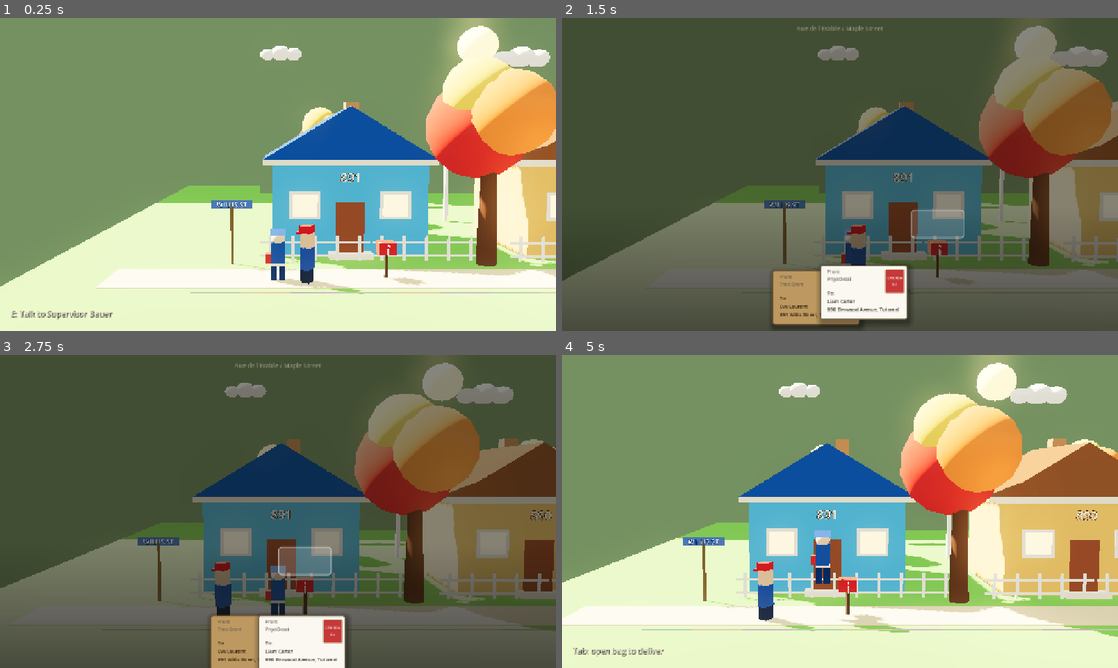
Above: before the commit, frames 1-4 (two rows, left to right).
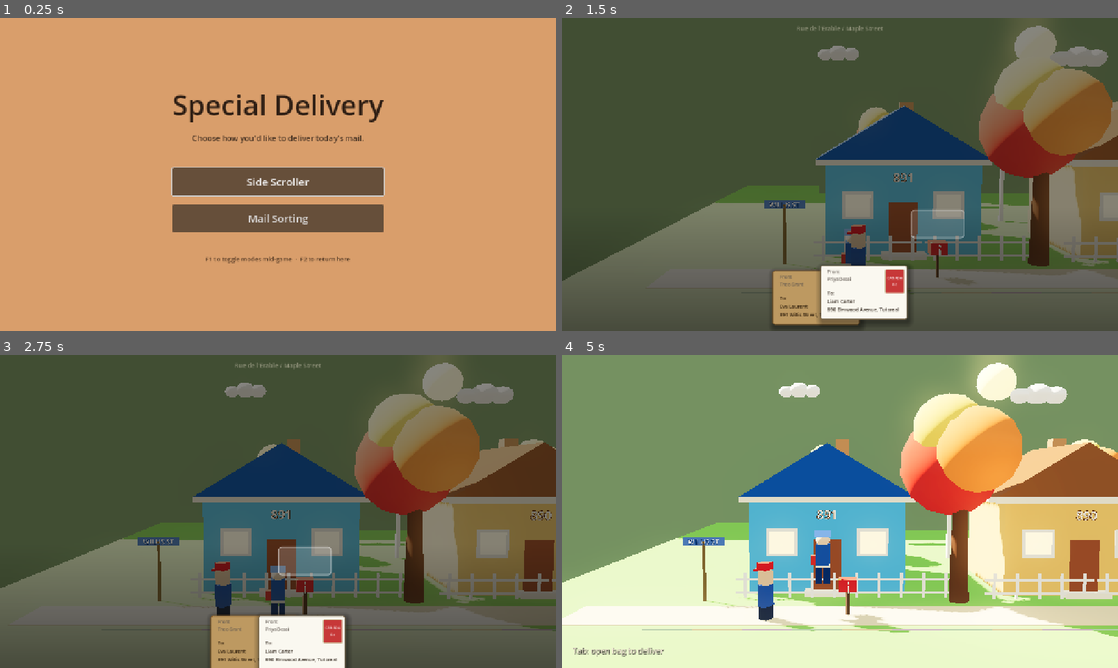
Above: after the commit, the same moments.

Repository: mariam-arab/Mailman
Game: Godot game, scene res://scenes/ui/start_screen.tscn
Two runs of this game, one before a commit and one after it. Both use one fixed random seed, a clock stepped at 60 frames per second and the inputs below. Before the commit the project starts from res://scenes/levels/neighborhood/neighborhood_00_01/neighborhood_00_01.tscn.
Inputs (mouse positions are in pixels of both pictures, inside the frame that each line leads up to):
- Up to frame 1 (0.25 s): no input
- Up to frame 2 (1.5 s): click (840, 180) at 0.5 s, where only the run after the commit has a clickable "Side Scroller"; tap Enter at 1.25 s; move the mouse to (962, 158) at 1.27 s; hold D (move_right) from 1.28 s (still down); hold Tab (inspect_mail) from 1.28 s (still down); click (962, 158) at 1.42 s
- Up to frame 3 (2.75 s): tap Space (jump) at 1.52 s; release D (move_right) at 2 s; release Tab (inspect_mail) at 2 s; drag from (166, 527) to (250, 574) at 2.02 s
- Up to frame 4 (5 s): move the mouse to (895, 442) at 2.77 s; hold D (move_right) 2.78-3.5 s; tap 1 at 2.85 s; click (895, 442) at 2.92 s; drag from (812, 574) to (673, 464) at 3.52 s; move the mouse to (1006, 558) at 4.27 s; hold A (move_left) from 4.28 s (still down); hold Tab (inspect_mail) from 4.28 s (still down); click (1006, 558) at 4.42 s; tap Space (jump) at 4.52 s

The runs differ from the first frame. In frame 1, 100% of the frame differs, in the area x 0-100%, y 0-100%; in frame 2, less than 0.1%; in frame 3, less than 0.1%; in frame 4, less than 0.1%.

Commit message:
add start screen
New title screen with Side Scroller / Mail Sorting buttons replaces the
direct-to-level launch as project main_scene. F2 (via the SortingHotkey
autoload) returns to the start screen mid-session, complementing F1's
mode toggle.

Diff:
--- a/project.godot
+++ b/project.godot
@@ -12,7 +12,7 @@
 
 config/name="Special Delivery"
 config/description="A cozy mailman puzzle game set in a paper-craft 1960s Canadian neighborhood."
-run/main_scene="res://scenes/levels/neighborhood/neighborhood_00_01/neighborhood_00_01.tscn"
+run/main_scene="res://scenes/ui/start_screen.tscn"
 config/features=PackedStringArray("4.6", "Forward Plus")
 config/icon="res://icon.svg"
 
--- /dev/null
+++ b/scenes/ui/start_screen.tscn
@@ -0,0 +1,76 @@
+[gd_scene load_steps=2 format=3 uid="uid://cxstartscreenui"]
+
+[ext_resource type="Script" path="res://scripts/ui/start_screen.gd" id="1_start"]
+
+[node name="StartScreen" type="Control"]
+layout_mode = 3
+anchors_preset = 15
+anchor_right = 1.0
+anchor_bottom = 1.0
+grow_horizontal = 2
+grow_vertical = 2
+script = ExtResource("1_start")
+
+[node name="Background" type="ColorRect" parent="."]
+layout_mode = 1
+anchors_preset = 15
+anchor_right = 1.0
+anchor_bottom = 1.0
+grow_horizontal = 2
+grow_vertical = 2
+color = Color(0.85, 0.62, 0.42, 1)
+
+[node name="Center" type="CenterContainer" parent="."]
+layout_mode = 1
+anchors_preset = 15
+anchor_right = 1.0
+anchor_bottom = 1.0
+grow_horizontal = 2
+grow_vertical = 2
+
+[node name="VBox" type="VBoxContainer" parent="Center"]
+layout_mode = 2
+theme_override_constants/separation = 20
+
+[node name="Title" type="Label" parent="Center/VBox"]
+layout_mode = 2
+text = "Special Delivery"
+horizontal_alignment = 1
+theme_override_colors/font_color = Color(0.18, 0.12, 0.08, 1)
+theme_override_font_sizes/font_size = 64
+
+[node name="Subtitle" type="Label" parent="Center/VBox"]
+layout_mode = 2
+text = "Choose how you'd like to deliver today's mail."
+horizontal_alignment = 1
+theme_override_colors/font_color = Color(0.28, 0.2, 0.14, 1)
+theme_override_font_sizes/font_size = 18
+
+[node name="Spacer" type="Control" parent="Center/VBox"]
+custom_minimum_size = Vector2(0, 16)
+layout_mode = 2
+
+[node name="SideScrollerButton" type="Button" parent="Center/VBox"]
+unique_name_in_owner = true
+custom_minimum_size = Vector2(360, 64)
+layout_mode = 2
+text = "Side Scroller"
+theme_override_font_sizes/font_size = 24
+
+[node name="SortingButton" type="Button" parent="Center/VBox"]
+unique_name_in_owner = true
+custom_minimum_size = Vector2(360, 64)
+layout_mode = 2
+text = "Mail Sorting"
+theme_override_font_sizes/font_size = 24
+
+[node name="HintSpacer" type="Control" parent="Center/VBox"]
+custom_minimum_size = Vector2(0, 12)
+layout_mode = 2
+
+[node name="Hint" type="Label" parent="Center/VBox"]
+layout_mode = 2
+text = "F1 to toggle modes mid-game  ·  F2 to return here"
+horizontal_alignment = 1
+theme_override_colors/font_color = Color(0.32, 0.22, 0.14, 1)
+theme_override_font_sizes/font_size = 14
--- a/scripts/sorting/sorting_hotkey.gd
+++ b/scripts/sorting/sorting_hotkey.gd
@@ -1,20 +1,25 @@
 extends Node
-## Autoload: F1 toggles between the 2D sorting desk and the original 3D
-## side-scroller without restarting. The flag in SortingMode is the durable
-## source of truth on startup; this hotkey is a session-only override so both
-## modes can be compared back-to-back.
+## Autoload: F1 toggles between the 2D sorting desk and the 3D side-scroller
+## without restarting; F2 returns to the start screen. Lets both modes be
+## compared back-to-back without quitting to the menu first.
 ##
 ## Intentionally minimal — it does not touch GameState, does not persist
-## anything, and is a no-op outside of the two target scenes.
+## anything, and is a no-op outside of the target scenes.
 
 func _unhandled_input(event: InputEvent) -> void:
 	if not (event is InputEventKey and event.pressed and not event.echo):
 		return
-	if event.keycode != KEY_F1:
-		return
 	var tree := get_tree()
 	if tree == null or tree.current_scene == null:
 		return
+	match event.keycode:
+		KEY_F1:
+			_toggle_mode(tree)
+		KEY_F2:
+			tree.change_scene_to_file(SortingMode.START_SCREEN_SCENE)
+
+
+func _toggle_mode(tree: SceneTree) -> void:
 	var current_path: String = tree.current_scene.scene_file_path
 	if current_path == SortingMode.SORTING_DESK_SCENE:
 		tree.change_scene_to_file(SortingMode.SIDE_SCROLLER_ENTRY)
--- a/scripts/sorting/sorting_mode.gd
+++ b/scripts/sorting/sorting_mode.gd
@@ -1,17 +1,19 @@
 extends RefCounted
 class_name SortingMode
-## Experiment: 2D drag-and-drop sorting mode (Papers Please style).
-## Flip FLAG to "sideScroller3D" to restore the original 3D-rendered
-## side-scroller. Nothing else needs to change — the bootstrap scene
-## picks the right path on startup.
+## Mode constants shared by the start screen, the F1/F2 hotkey autoload, and
+## the legacy bootstrap scene. The start screen is the durable entry point;
+## FLAG remains as a fallback when the bootstrap scene is run directly.
 ##
 ## This is a pure-constants helper; nothing here mutates global state.
 
 const MODE_SIDE_SCROLLER_3D := "sideScroller3D"
 const MODE_SORTING_DESK_2D  := "sortingDesk2D"
 
-## Active game mode. Change this one string to A/B test the experiment.
+## Default mode used by the legacy bootstrap scene when launched directly.
 const FLAG: String = MODE_SIDE_SCROLLER_3D
+
+## Title screen — the project's main_scene.
+const START_SCREEN_SCENE := "res://scenes/ui/start_screen.tscn"
 
 ## Existing 3D entry point — the prior project.godot run/main_scene.
 const SIDE_SCROLLER_ENTRY := "res://scenes/levels/neighborhood/neighborhood_00_01/neighborhood_00_01.tscn"
--- /dev/null
+++ b/scripts/ui/start_screen.gd
@@ -0,0 +1,18 @@
+extends Control
+## Start screen — pick between the 3D side-scroller and the 2D sorting desk.
+## Both modes are reachable mid-session via the SortingHotkey autoload
+## (F1 toggles between them, F2 returns here).
+
+func _ready() -> void:
+	Input.mouse_mode = Input.MOUSE_MODE_VISIBLE
+	%SideScrollerButton.pressed.connect(_on_side_scroller_pressed)
+	%SortingButton.pressed.connect(_on_sorting_pressed)
+	%SideScrollerButton.grab_focus()
+
+
+func _on_side_scroller_pressed() -> void:
+	get_tree().change_scene_to_file(SortingMode.SIDE_SCROLLER_ENTRY)
+
+
+func _on_sorting_pressed() -> void:
+	get_tree().change_scene_to_file(SortingMode.SORTING_DESK_SCENE)
Not shown, added: scripts/ui/start_screen.gd.uid
